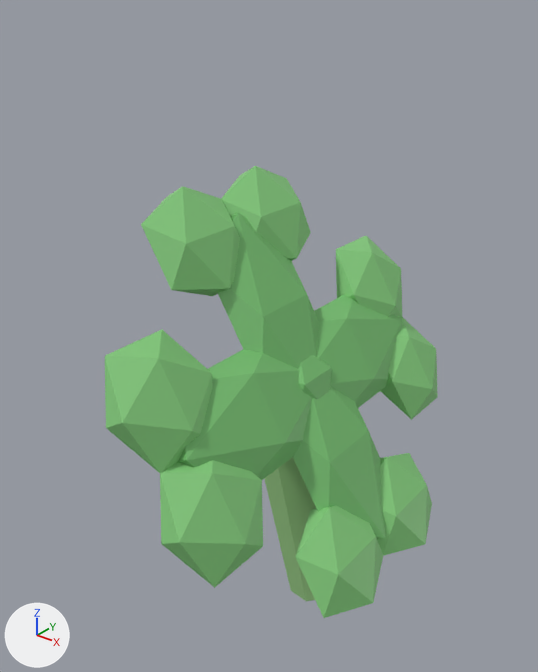
One commit to the glTF model public/studio/v2.15.0/d_clover/model.glb: the scene before it, then after it.
The view is the same before and after, from a camera (50 mm lens) standing at (1.89, -2.64, 3.16) and looking at (-0.15, -0.09, 1.58). Every picture has the same lights, and +X, +Y and +Z are marked at lower left. The picture after the commit comes second. Where no turn or scale is listed for an object, it has been applied to the vertices.

The first picture shows 'part0', 'part1', 'part10', 'part11', 'part13', 'part2', 'part3', 'part4', 'part5', 'part6', 'part7', 'part8', 'part9' and 1 more.
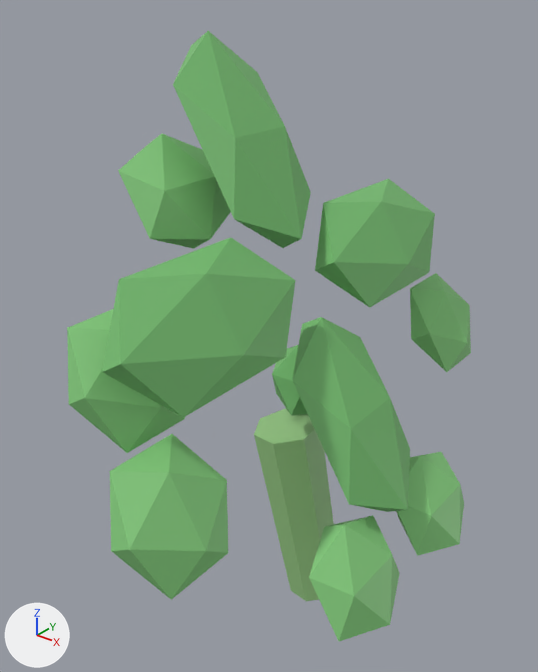
Boxes [x1, y1, x2, y2] around the edits, measured in the pictures (538 x 672 px):
'part11', moved: before [178, 349, 312, 480]; after [102, 237, 295, 417]
'part8', moved: before [217, 212, 319, 369]; after [173, 31, 311, 248]
'part9', moved: before [160, 460, 263, 588]; after [110, 434, 228, 600]
'part2', moved: before [293, 386, 386, 538]; after [292, 317, 410, 512]
'part5', moved: before [315, 294, 402, 408]; after [315, 179, 435, 307]
'part10', moved: before [105, 329, 212, 473]; after [67, 309, 185, 453]
'part6', moved: before [141, 186, 240, 296]; after [118, 134, 231, 249]
'part1', moved: before [295, 506, 383, 618]; after [309, 515, 400, 641]
'part4', moved: before [381, 317, 438, 420]; after [410, 273, 471, 372]
'part0', moved: before [377, 453, 432, 556]; after [396, 452, 464, 556]
'part7', moved (not visible afterwards): before [221, 166, 311, 261]
'part3', moved (not visible afterwards): before [336, 236, 402, 318]
'part13', unchanged, uncovered by the edit: before [264, 457, 316, 601]; after [254, 408, 334, 601]

Diff of the bpy script that builds the scene:
```diff
--- a/public/studio/v2.15.0/d_clover/model.glb.py
+++ b/public/studio/v2.15.0/d_clover/model.glb.py
@@ me_geometry_0 @@
-me_geometry_0.from_pydata(...)  # 12 vertices, 20 faces; spans x 0.246..0.623, y -0.004..0.524, z 0.405..0.904
+me_geometry_0.from_pydata(...)  # 12 vertices, 20 faces; spans x 0.399..0.777, y 0.071..0.598, z 0.44..0.939
+# me_geometry_0 part 1: the whole mesh is moved by (0.153, 0.074, 0.035)
 me_geometry_0.materials.append(mat_defaultmaterial)
@@ me_geometry_1 @@
-me_geometry_1.from_pydata(...)  # 12 vertices, 20 faces; spans x 0.246..0.623, y -0.524..0.004, z 0.405..0.904
+me_geometry_1.from_pydata(...)  # 12 vertices, 20 faces; spans x 0.389..0.766, y -0.617..-0.089, z 0.437..0.937
+# me_geometry_1 part 2: the whole mesh is moved by (0.143, -0.093, 0.032)
 me_geometry_1.materials.append(mat_defaultmaterial_001)
@@ me_geometry_2 @@
-me_geometry_2.from_pydata(...)  # 12 vertices, 20 faces; spans x -0.118..0.521, y -0.281..0.281, z 0.569..1.487
+me_geometry_2.from_pydata(...)  # 12 vertices, 20 faces; spans x -0.002..0.637, y -0.3..0.261, z 0.815..1.733
+# me_geometry_2 part 3: the whole mesh is moved by (0.116, -0.02, 0.246)
 me_geometry_2.materials.append(mat_defaultmaterial_002)
@@ me_geometry_3 @@
-me_geometry_3.from_pydata(...)  # 12 vertices, 20 faces; spans x -0.311..0.035, y 0.565..1.075, z 1.347..1.794
+me_geometry_3.from_pydata(...)  # 12 vertices, 20 faces; spans x -0.33..0.015, y 0.7..1.211, z 1.524..1.971
+# me_geometry_3 part 4: the whole mesh is moved by (-0.02, 0.135, 0.177)
 me_geometry_3.materials.append(mat_defaultmaterial_003)
@@ me_geometry_4 @@
-me_geometry_4.from_pydata(...)  # 12 vertices, 20 faces; spans x -0.035..0.311, y 0.565..1.075, z 0.906..1.353
+me_geometry_4.from_pydata(...)  # 12 vertices, 20 faces; spans x 0.022..0.368, y 0.84..1.351, z 1.11..1.557
+# me_geometry_4 part 5: the whole mesh is moved by (0.057, 0.276, 0.204)
 me_geometry_4.materials.append(mat_defaultmaterial_004)
@@ me_geometry_5 @@
-me_geometry_5.from_pydata(...)  # 12 vertices, 20 faces; spans x -0.179..0.179, y -0.122..0.882, z 1.112..1.588
+me_geometry_5.from_pydata(...)  # 12 vertices, 20 faces; spans x -0.161..0.196, y 0.122..1.126, z 1.683..2.159
+# me_geometry_5 part 6: the whole mesh is moved by (0.017, 0.244, 0.571)
 me_geometry_5.materials.append(mat_defaultmaterial_005)
@@ me_geometry_6 @@
-me_geometry_6.from_pydata(...)  # 12 vertices, 20 faces; spans x -0.623..-0.246, y -0.524..0.004, z 1.796..2.295
+me_geometry_6.from_pydata(...)  # 12 vertices, 20 faces; spans x -0.688..-0.31, y -0.571..-0.043, z 2.031..2.53
+# me_geometry_6 part 7: the whole mesh is moved by (-0.065, -0.047, 0.235)
 me_geometry_6.materials.append(mat_defaultmaterial_006)
@@ me_geometry_7 @@
-me_geometry_7.from_pydata(...)  # 12 vertices, 20 faces; spans x -0.623..-0.246, y -0.004..0.524, z 1.796..2.295
+me_geometry_7.from_pydata(...)  # 12 vertices, 20 faces; spans x -0.688..-0.311, y 0.032..0.559, z 2.033..2.532
+# me_geometry_7 part 8: the whole mesh is moved by (-0.065, 0.035, 0.237)
 me_geometry_7.materials.append(mat_defaultmaterial_007)
@@ me_geometry_8 @@
-me_geometry_8.from_pydata(...)  # 12 vertices, 20 faces; spans x -0.521..0.118, y -0.281..0.281, z 1.213..2.131
+me_geometry_8.from_pydata(...)  # 12 vertices, 20 faces; spans x -0.649..-0.01, y -0.308..0.253, z 2.022..2.94
+# me_geometry_8 part 9: the whole mesh is moved by (-0.128, -0.027, 0.809)
 me_geometry_8.materials.append(mat_defaultmaterial_008)
@@ me_geometry_9 @@
-me_geometry_9.from_pydata(...)  # 12 vertices, 20 faces; spans x -0.035..0.311, y -1.075..-0.565, z 0.906..1.353
+me_geometry_9.from_pydata(...)  # 12 vertices, 20 faces; spans x 0.019..0.364, y -1.36..-0.85, z 1.098..1.545
+# me_geometry_9 part 10: the whole mesh is moved by (0.054, -0.285, 0.192)
 me_geometry_9.materials.append(mat_defaultmaterial_009)
@@ me_geometry_10 @@
-me_geometry_10.from_pydata(...)  # 12 vertices, 20 faces; spans x -0.311..0.035, y -1.075..-0.565, z 1.347..1.794
+me_geometry_10.from_pydata(...)  # 12 vertices, 20 faces; spans x -0.33..0.016, y -1.219..-0.708, z 1.517..1.965
+# me_geometry_10 part 11: the whole mesh is moved by (-0.019, -0.143, 0.17)
 me_geometry_10.materials.append(mat_defaultmaterial_010)
@@ me_geometry_11 @@
-me_geometry_11.from_pydata(...)  # 12 vertices, 20 faces; spans x -0.179..0.179, y -0.882..0.122, z 1.112..1.588
+me_geometry_11.from_pydata(...)  # 12 vertices, 20 faces; spans x -0.161..0.196, y -1.181..-0.177, z 1.684..2.16
+# me_geometry_11 part 12: the whole mesh is moved by (0.017, -0.299, 0.572)
 me_geometry_11.materials.append(mat_defaultmaterial_011)
```
